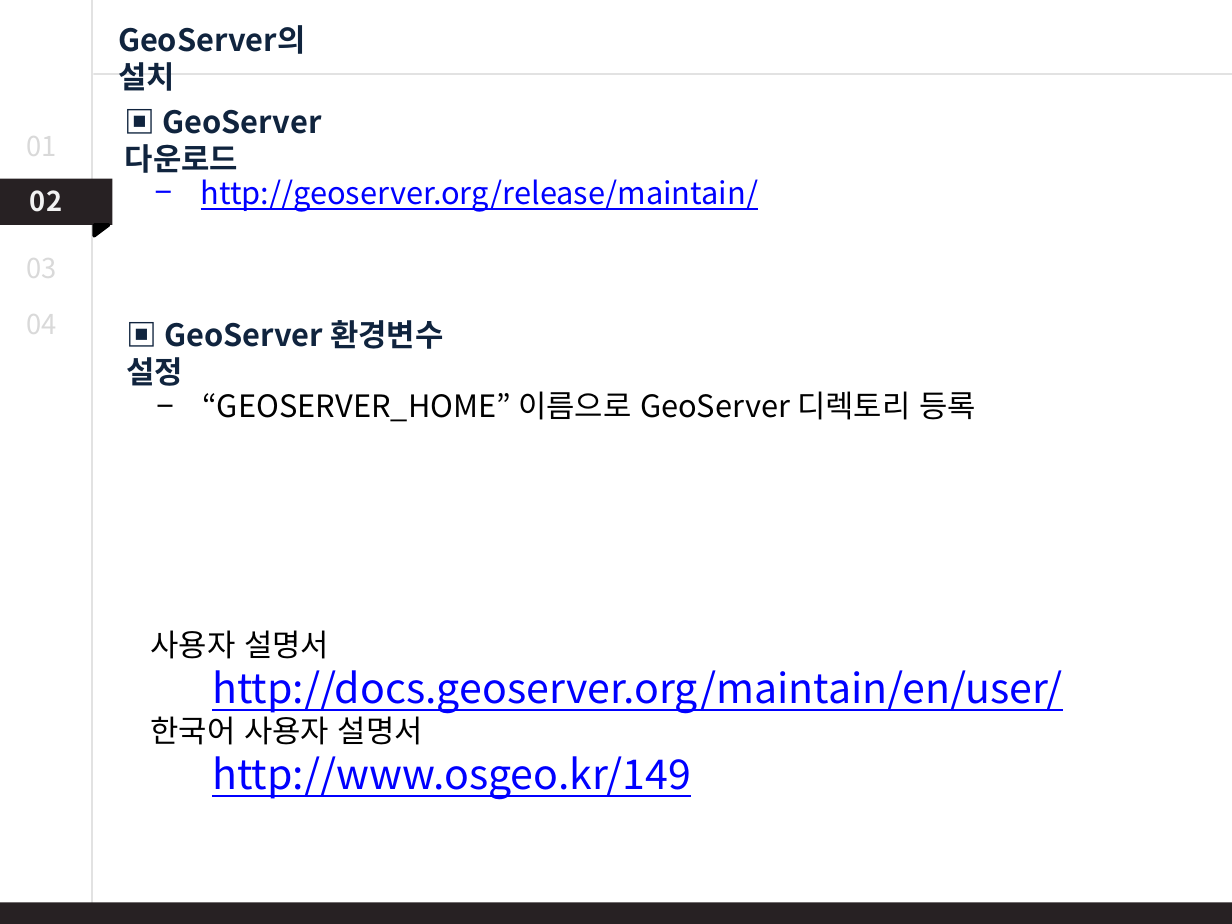
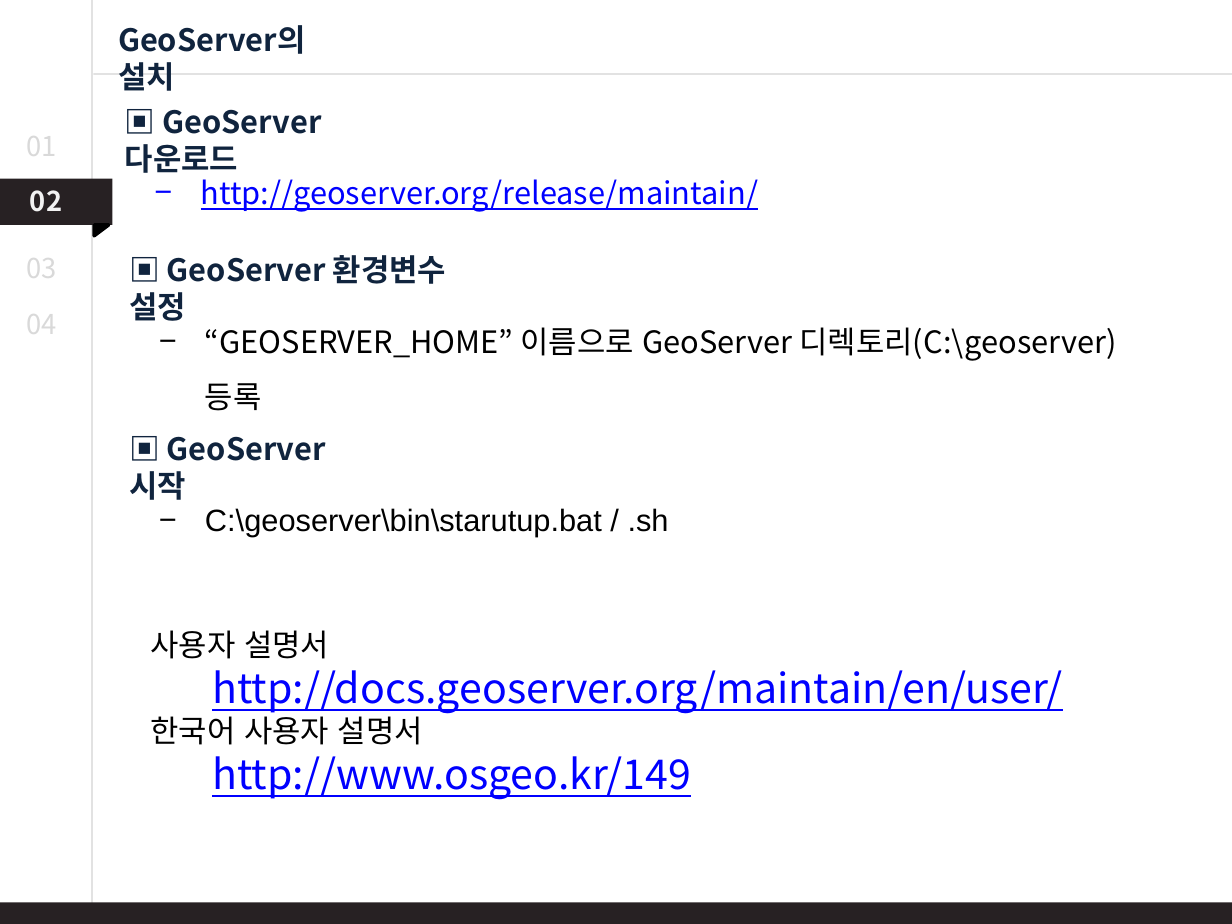
Before and after one commit to swat018/uos_geoserver, a slide deck: slide 14 of GeoServer_박진우.pptx. Drawn at 1232x924 pixels with LibreOffice and Linux fonts; fonts in the diff are those of the drawing. Boxes give left, top, right and bottom in pixels: in the first picture for what was removed or moved away, otherwise in the second. Text is boxed around its words. In the diff, an @@ line names an element or a change of style, - is before the commit and + after.

```diff
--- a/GeoServer_박진우.pptx
+++ b/GeoServer_박진우.pptx
@@ text "▣ GeoServer 환경변수 설정" moved from (x1=126, y1=320, x2=443, y2=386) to (x1=129, y1=255, x2=446, y2=321) @@
@@ text at (x1=205, y1=327, x2=1117, y2=411): text changed @@
-− “GEOSERVER_HOME” 이름으로 GeoServer 디렉토리 등록
+− “GEOSERVER_HOME” 이름으로 GeoServer 디렉토리(C:\geoserver) 등록
@@ text added at (x1=129, y1=436, x2=326, y2=500), 18 pt, text #0F243E, bold @@
+▣ GeoServer 시작
@@ text added at (x1=205, y1=508, x2=669, y2=537), 18 pt, text #000000 @@
+− C:\geoserver\bin\starutup.bat / .sh
```
Also in this commit, not shown: 4 other slides changed, 1 slide added.
